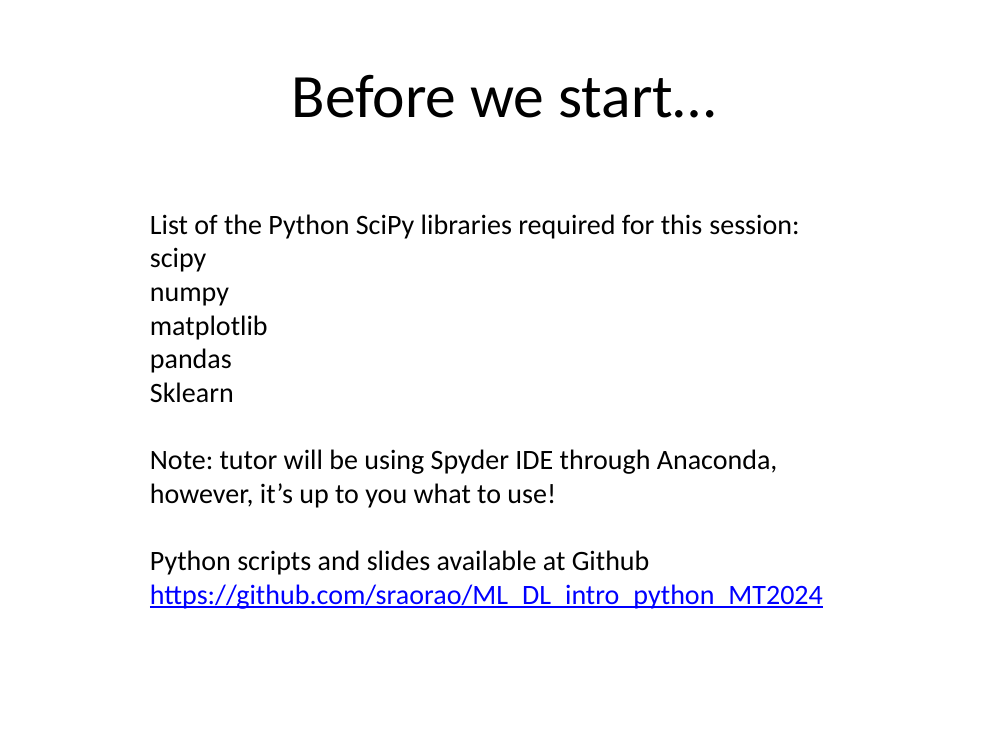
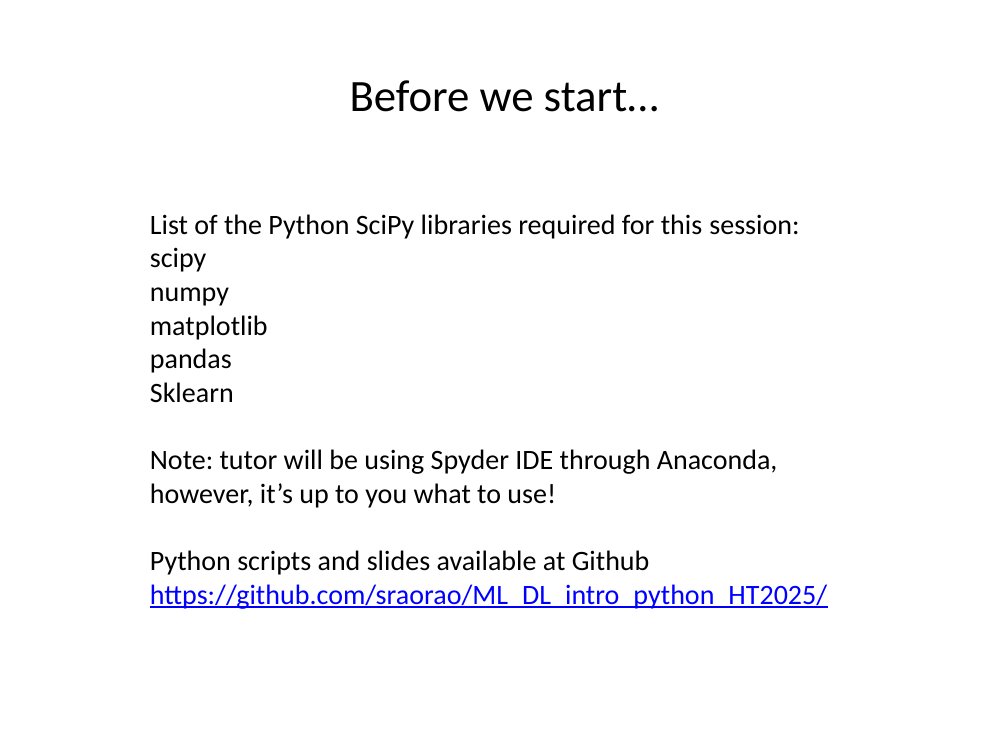
Before and after one commit to sraorao/ML_DL_intro_python_HT2025, a slide deck: slide 2 of Session_1_ML_DL_intro_python_MT2024.pptx. Drawn at 1008x756 pixels with LibreOffice and Linux fonts; fonts in the diff are those of the drawing. Boxes give left, top, right and bottom in pixels: in the first picture for what was removed or moved away, otherwise in the second. Text is boxed around its words. In the diff, an @@ line names an element or a change of style, - is before the commit and + after.

```diff
--- a/Session_1_ML_DL_intro_python_MT2024.pptx
+++ b/Session_1_ML_DL_intro_python_MT2024.pptx
@@ title "Before we start…" at <box>350,80,659,112</box>: size 44 to 32 pt @@
@@ text at <box>150,584,827,609</box>: text changed @@
-https://github.com/sraorao/ML_DL_intro_python_MT2024
+https://github.com/sraorao/ML_DL_intro_python_HT2025/
```
Also in this commit, not shown: 7 other slides changed, 12 slides added.
